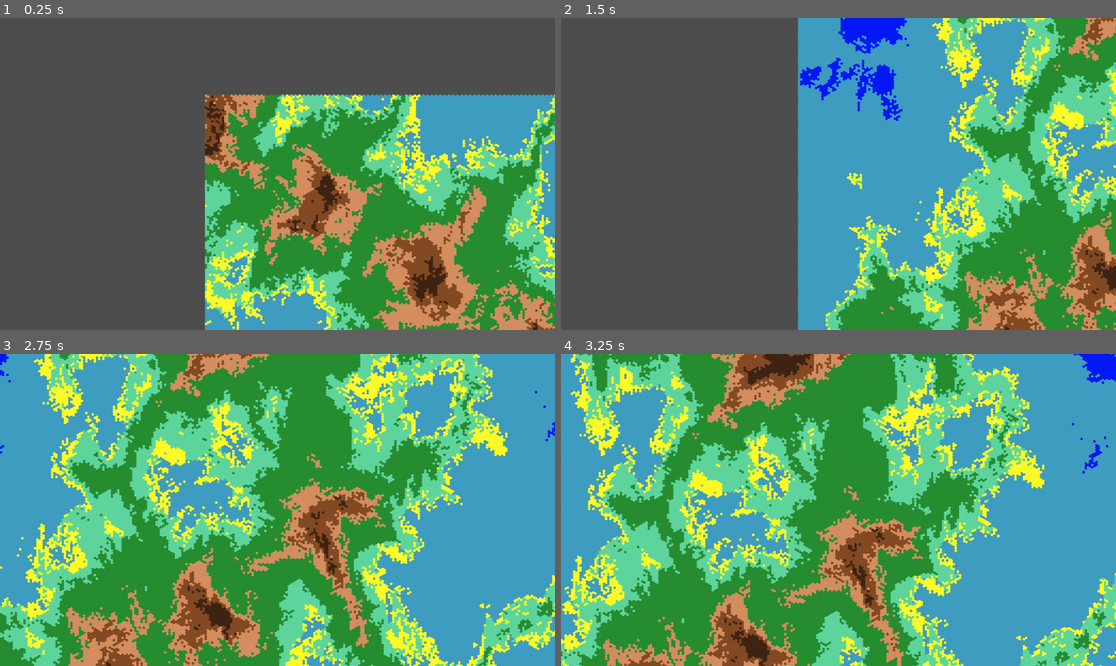
Above: before the commit, frames 1-4 (two rows, left to right).
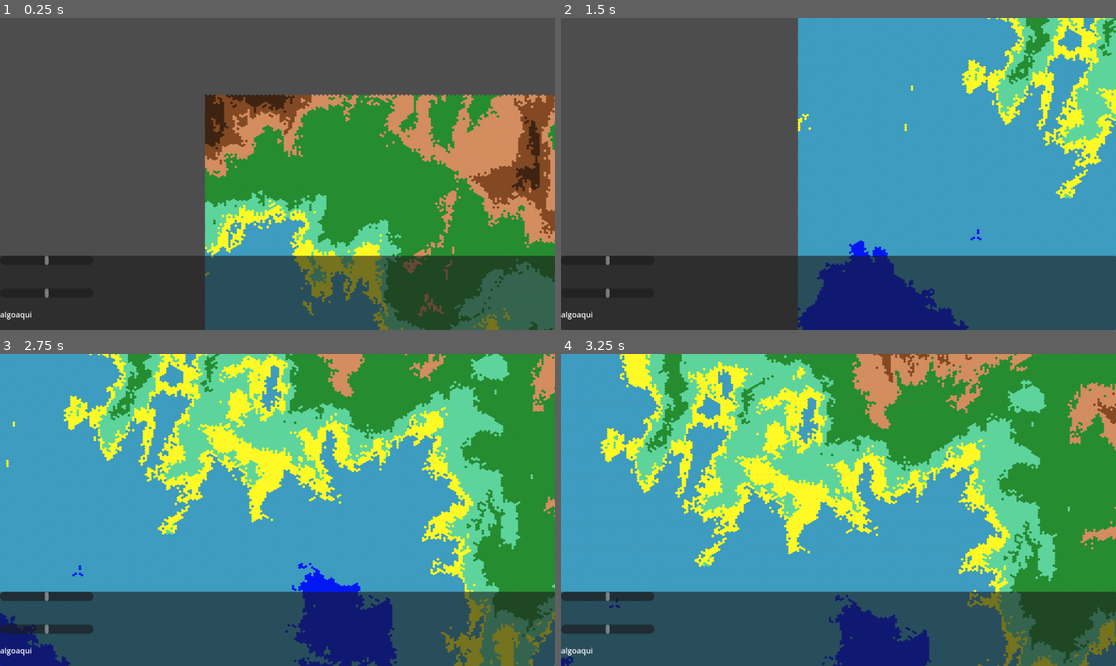
Above: after the commit, the same moments.

Repository: ThiGouvea/InfiniteHexWar
Game: Godot game, scene res://scenes/Tile.tscn
Same seed, same stepped clock (60 frames per second), same inputs: the game is played once before the commit and once after it.
Inputs (mouse positions are in pixels of both pictures, inside the frame that each line leads up to):
- Up to frame 1 (0.25 s): no input
- Up to frame 2 (1.5 s): tap Enter at 0.5 s; move the mouse to (960, 158) at 0.52 s; hold S (camera_down) 0.53-1.28 s; move the mouse to (727, 189) at 1.27 s; tap A (camera_left) at 1.35 s
- Up to frame 3 (2.75 s): tap Space at 2 s; move the mouse to (333, 441) at 2.02 s; hold D (camera_right) from 2.03 s (still down)
- Up to frame 4 (3.25 s): move the mouse to (810, 572) at 2.77 s; release D (camera_right) at 2.78 s; tap W (camera_up) at 2.85 s

The runs differ from the first frame. In frame 1, 49% of the frame differs, in the area x 0-100%, y 24-100%; in frame 2, 46%; in frame 3, 83%; in frame 4, 87%, in the area x 0-100%, y 0-100%.

Commit message:
adcionando interface de edição de mapa

Diff:
--- a/scenes/Tile.tscn
+++ b/scenes/Tile.tscn
@@ -1,11 +1,12 @@
-[gd_scene load_steps=8 format=3 uid="uid://65a7yd0dqp3h"]
+[gd_scene load_steps=9 format=3 uid="uid://65a7yd0dqp3h"]
 
 [ext_resource type="Texture2D" uid="uid://bym7sw1chiyqq" path="res://assets/path1.png" id="1_2sjy5"]
 [ext_resource type="Script" uid="uid://dxrhxhyypmkkg" path="res://scripts/tile.gd" id="1_vhibn"]
 [ext_resource type="Script" uid="uid://dgfay31767okk" path="res://scripts/camera_2d.gd" id="3_r3gf4"]
+[ext_resource type="PackedScene" uid="uid://2srh8txtq6j0" path="res://scenes/hud.tscn" id="4_rvdvl"]
 
 [sub_resource type="FastNoiseLite" id="FastNoiseLite_vhibn"]
-frequency = 0.0023
+frequency = 0.0012
 offset = Vector3(156.86, 0, 0)
 fractal_type = 2
 fractal_octaves = 4
@@ -47,3 +48,7 @@
 position = Vector2(1514, 1653)
 zoom = Vector2(0.4, 0.4)
 script = ExtResource("3_r3gf4")
+
+[node name="CanvasLayer" type="CanvasLayer" parent="."]
+
+[node name="HUD" parent="CanvasLayer" instance=ExtResource("4_rvdvl")]
--- /dev/null
+++ b/scenes/hud.tscn
@@ -0,0 +1,57 @@
+[gd_scene format=3 uid="uid://2srh8txtq6j0"]
+
+[node name="HUD" type="Control"]
+layout_mode = 3
+anchors_preset = 15
+anchor_right = 1.0
+anchor_bottom = 1.0
+grow_horizontal = 2
+grow_vertical = 2
+
+[node name="Panel" type="Panel" parent="."]
+layout_mode = 1
+anchors_preset = 12
+anchor_top = 1.0
+anchor_right = 1.0
+anchor_bottom = 1.0
+offset_top = -154.0
+grow_horizontal = 2
+grow_vertical = 0
+
+[node name="HScrollBar" type="HScrollBar" parent="Panel"]
+layout_mode = 1
+offset_right = 194.0
+offset_bottom = 19.000008
+min_value = -0.9
+max_value = 0.9
+step = 0.1
+
+[node name="HScrollBar2" type="HScrollBar" parent="Panel"]
+layout_mode = 1
+anchors_preset = 4
+anchor_top = 0.5
+anchor_bottom = 0.5
+offset_top = -9.500004
+offset_right = 194.0
+offset_bottom = 9.500004
+grow_vertical = 2
+min_value = -0.9
+max_value = 0.9
+step = 0.1
+
+[node name="TextureRect" type="TextureRect" parent="."]
+layout_mode = 0
+offset_top = 604.0
+offset_right = 256.0
+offset_bottom = 644.0
+
+[node name="Label" type="Label" parent="TextureRect"]
+layout_mode = 0
+offset_right = 40.0
+offset_bottom = 23.0
+text = "algoaqui"
+
+[node name="Label" type="Label" parent="."]
+layout_mode = 0
+offset_right = 40.0
+offset_bottom = 23.0
